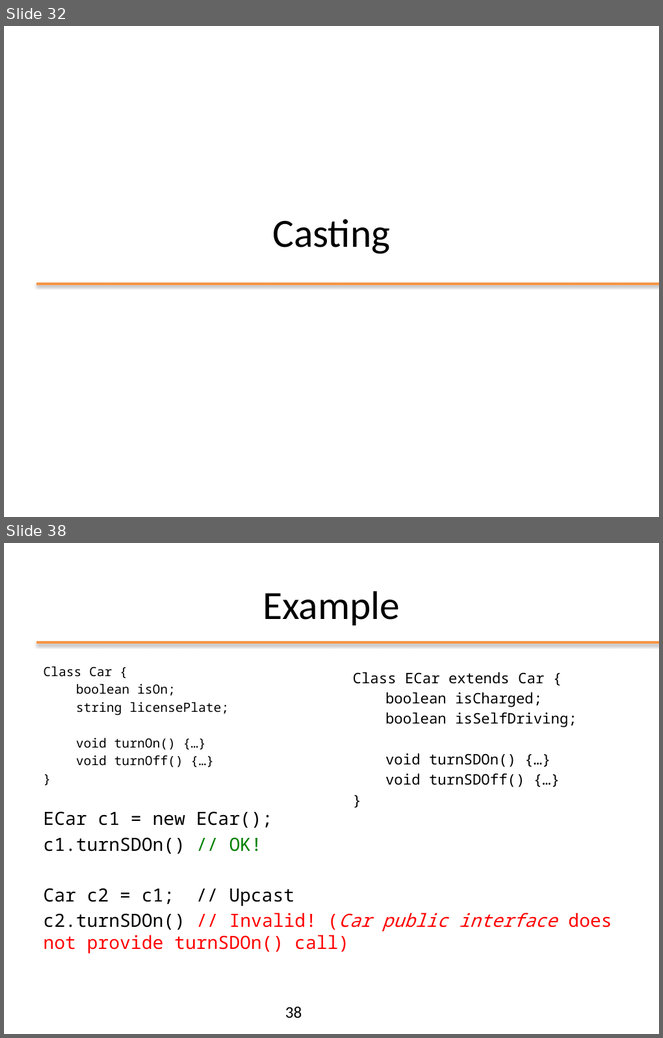
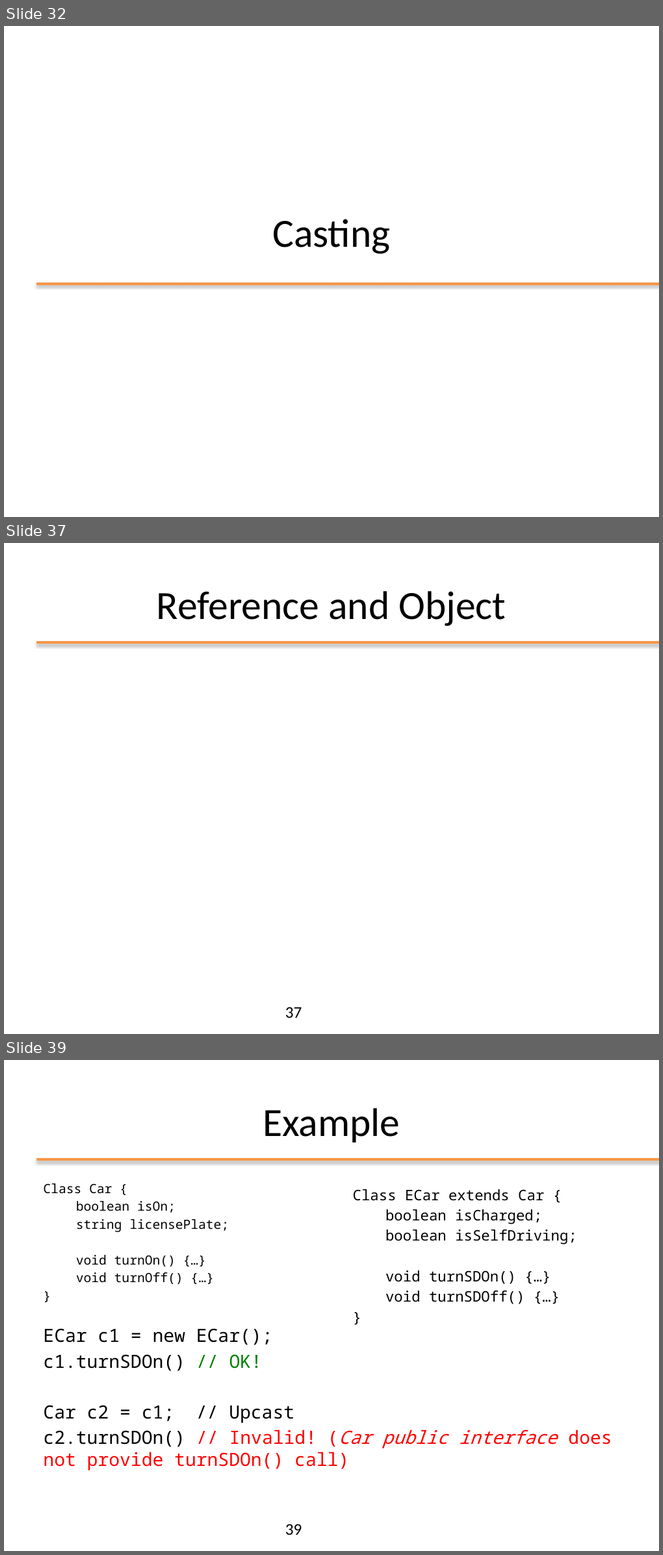
Before and after one commit to matt498/ooprogramming, a slide deck: slides/ppt/03_OOP_Inheritance.pptx. Shown one above the other, each under a label of ours: slides 32 and 38 before the commit, slides 32, 37 and 39 after it; the slides between them are not shown. The pictures are 663x1038 and 663x1555 pixels, drawn with LibreOffice and Linux fonts; fonts in the diff are those of the drawing; background and template pictures are left out. Boxes give left, top, right and bottom in pixels: in the first picture for what was removed or moved away, otherwise in the second. Text is boxed around its words. In the diff, an @@ line names an element or a change of style, - is before the commit and + after.

```diff
--- a/slides/ppt/03_OOP_Inheritance.pptx
+++ b/slides/ppt/03_OOP_Inheritance.pptx
@@ slide 37 added at (4,543,659,1034), background #FFFFFF; not listed: 1 template element that a slide beside it also shows @@
@@ title added at (157,591,506,626), 44 pt, text #000000 @@
+Reference and Object
@@ page number added at (285,1007,302,1018), 18 pt, text #000000 @@
+37
@@ what was slide 38 is now slide 39 @@
@@ page number at (285,1524,302,1535): text changed @@
-38
+39
```
Also in this commit, not shown: 9 slides changed, 1 other slide added, 1 slide removed, 4 other files.
